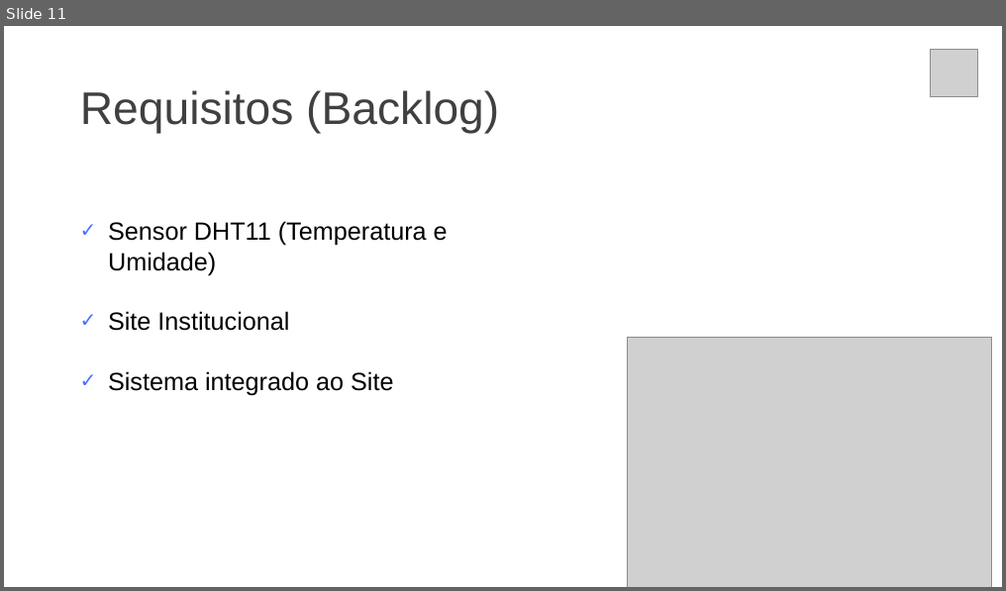
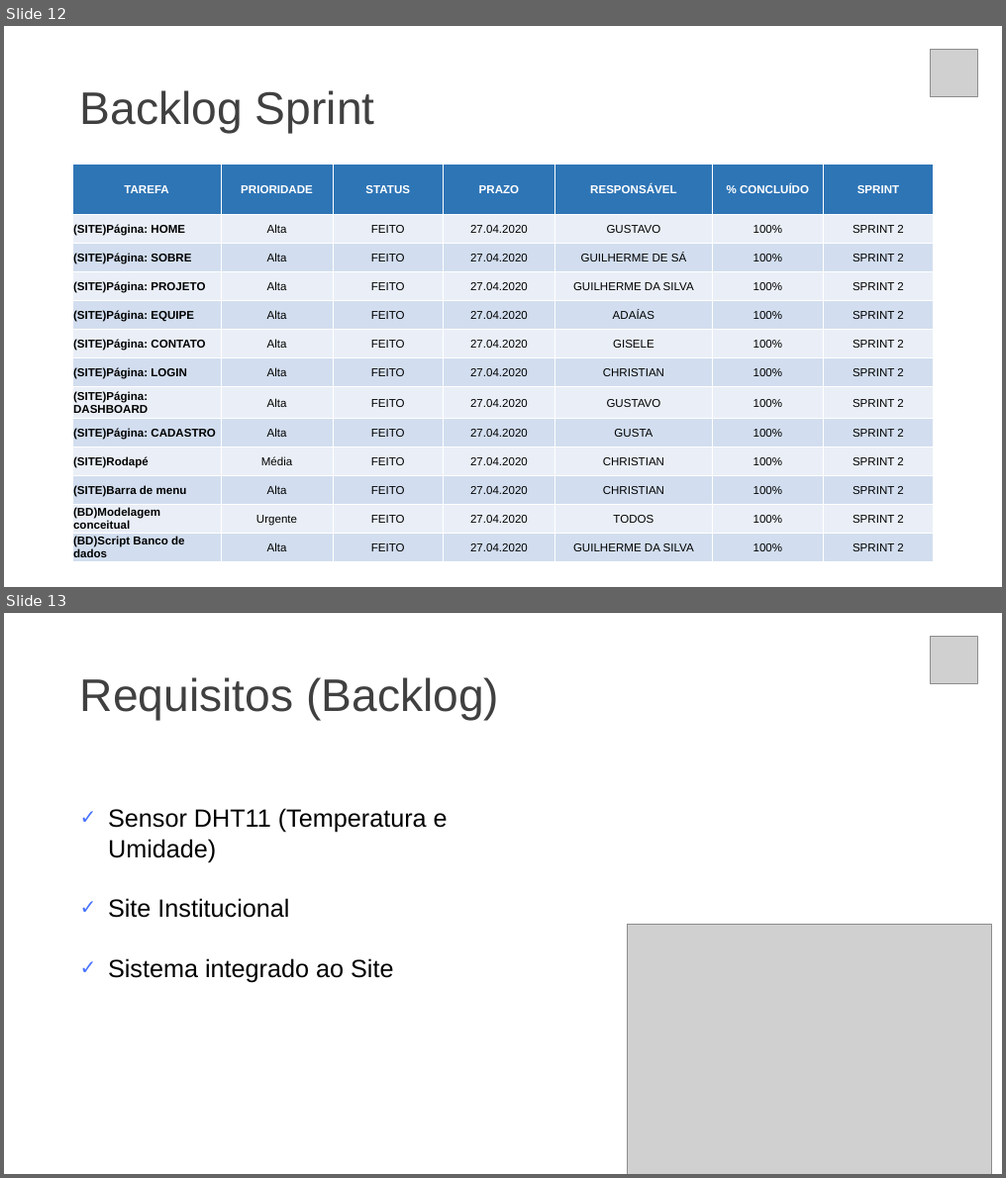
Before and after one commit to gui-ss/projeto-bandtec, a slide deck: Documentação/chameleon.pptx. Shown one above the other, each under a label of ours: slide 11 before the commit, slides 12 and 13 after it. The pictures are 1006x591 and 1006x1178 pixels, drawn with LibreOffice and Linux fonts; fonts in the diff are those of the drawing; grey boxes stand for pictures. Boxes give left, top, right and bottom in pixels: in the first picture for what was removed or moved away, otherwise in the second. Text is boxed around its words. In the diff, an @@ line names an element or a change of style, - is before the commit and + after.

```diff
--- a/Documentação/chameleon.pptx
+++ b/Documentação/chameleon.pptx
@@ slide 12 added at (4,26,1002,587), background #FFFFFF @@
@@ picture added at (930,49,977,96) @@
@@ title added at (80,90,375,134), 44 pt, text #404040 @@
+Backlog Sprint
@@ table added at (73,165,934,562), 13 rows, 7 columns @@
+TAREFA | PRIORIDADE | STATUS | PRAZO | RESPONSÁVEL | % CONCLUÍDO | SPRINT
+(SITE)Página: HOME | Alta | FEITO | 27.04.2020 | GUSTAVO | 100% | SPRINT 2
+(SITE)Página: SOBRE | Alta | FEITO | 27.04.2020 | GUILHERME DE SÁ | 100% | SPRINT 2
+(SITE)Página: PROJETO | Alta | FEITO | 27.04.2020 | GUILHERME DA SILVA | 100% | SPRINT 2
+(SITE)Página: EQUIPE | Alta | FEITO | 27.04.2020 | ADAÍAS | 100% | SPRINT 2
+(SITE)Página: CONTATO | Alta | FEITO | 27.04.2020 | GISELE | 100% | SPRINT 2
+(SITE)Página: LOGIN | Alta | FEITO | 27.04.2020 | CHRISTIAN | 100% | SPRINT 2
+(SITE)Página: DASHBOARD | Alta | FEITO | 27.04.2020 | GUSTAVO | 100% | SPRINT 2
+(SITE)Página: CADASTRO | Alta | FEITO | 27.04.2020 | GUSTA | 100% | SPRINT 2
+(SITE)Rodapé | Média | FEITO | 27.04.2020 | CHRISTIAN | 100% | SPRINT 2
+(SITE)Barra de menu | Alta | FEITO | 27.04.2020 | CHRISTIAN | 100% | SPRINT 2
+(BD)Modelagem conceitual | Urgente | FEITO | 27.04.2020 | TODOS | 100% | SPRINT 2
+(BD)Script Banco de dados | Alta | FEITO | 27.04.2020 | GUILHERME DA SILVA | 100% | SPRINT 2
@@ what was slide 11 is now slide 13 @@
```
Also in this commit, not shown: 1 slide changed, 6 other slides added.
